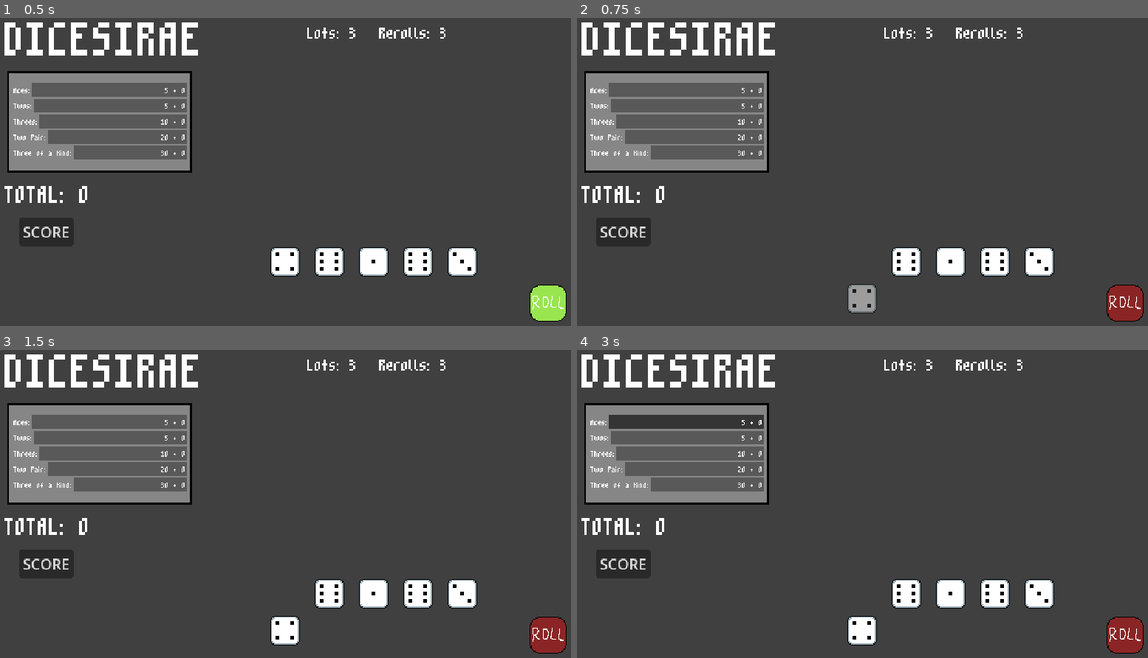
Above: before the commit, frames 1-4 (two rows, left to right).
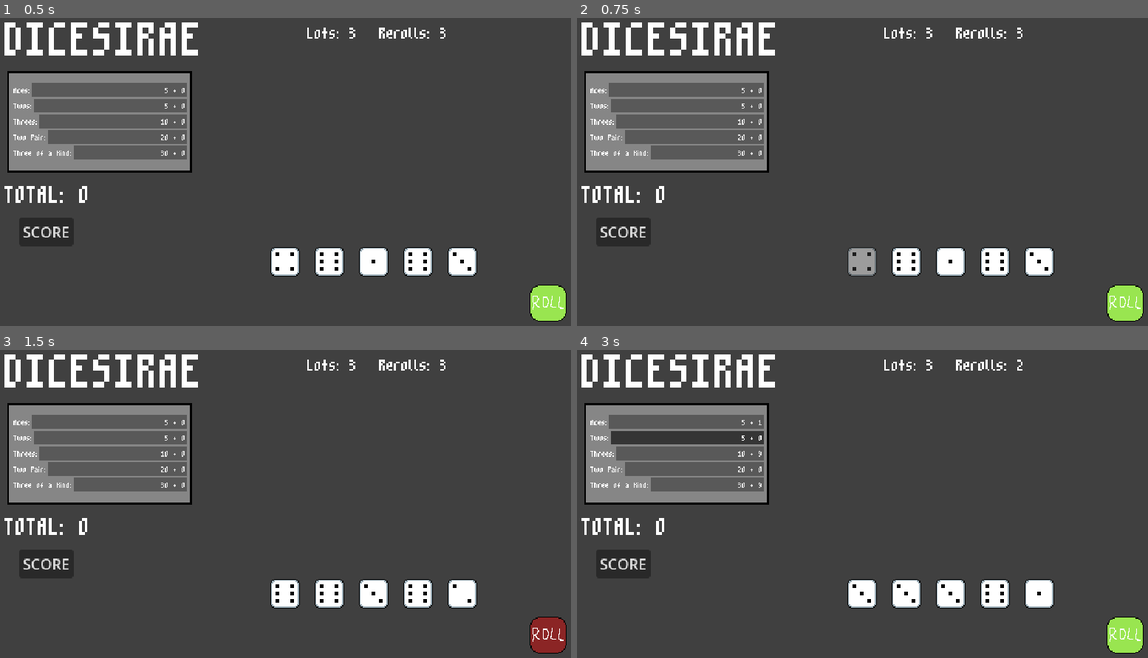
Above: after the commit, the same moments.

Repository: xander6424/DICESIRAE
Game: Godot game, scene res://scenes/main.tscn
The game is run twice, just before and just after one commit, with the same random seed, the same clock (stepped at 60 frames per second) and the same inputs.
Inputs (mouse positions are in pixels of both pictures, inside the frame that each line leads up to):
- Up to frame 1 (0.5 s): no input
- Up to frame 2 (0.75 s): click (862, 261) at 0.52 s
- Up to frame 3 (1.5 s): click (548, 636) at 1.27 s
- Up to frame 4 (3 s): click "SCORE" at 2 s; click "5 + 0" at 2.75 s

Frame 1 is identical in both runs. In frame 2, 1.6% of the frame differs, in the area x 47-100%, y 74-99%; in frame 3, 1.0%; in frame 4, 4.1%, in the area x 5-100%, y 4-99%.

Commit message:
Saving & Unsaving Dice Logic
Fixed logic relating to saving and unsaving dice. First, dice can't be saved when they haven't even been rolled the first time. Remaining dice also save when all rerolls are used, and saved dice unsave when scored. Finally, the saving functions were split similarly to the roll functions.

Diff:
--- a/scripts/dice.gd
+++ b/scripts/dice.gd
@@ -28,6 +28,7 @@
 func roll_button_pressed():
 	if !rolling and !dice_saved:
 		Global.rolling_dice_list.clear()
+		Global.first_round_roll = false
 
 		roll_button.disabled = true
 		roll_dice()
@@ -75,39 +76,42 @@
 
 
 func _save_button_pressed():
-	if !rolling:
-		var index: int = 0
+	if !rolling and !Global.first_round_roll:
+		save_dice()
 
-		# Dice to be saved
-		if !dice_saved:
-			dice_saved = true
-			position.y += 40
-			dice_in_play -= 1
+func save_dice():
+	# Dice to be saved
+	var index: int = 0
 
-			for dice in Global.rolling_dice_list:
-				if dice == number_rolled:
-					Global.saved_dice_list.append(number_rolled)
-					Global.rolling_dice_list.remove_at(index)
-					break
-				index += 1
-		# Dice to be unsaved
-		elif dice_saved and Global.rerolls > 0:
-			dice_saved = false
-			position.y -= 40
-			dice_in_play += 1
+	if !dice_saved and !Global.current_lot_scored:
+		dice_saved = true
+		position.y += 40
+		dice_in_play -= 1
 
-			for dice in Global.saved_dice_list:
-				if dice  == number_rolled:
-					Global.rolling_dice_list.append(number_rolled)
-					Global.saved_dice_list.remove_at(index)
-					break
-				index += 1
+		for dice in Global.rolling_dice_list:
+			if dice == number_rolled:
+				Global.saved_dice_list.append(number_rolled)
+				Global.rolling_dice_list.remove_at(index)
+				break
+			index += 1
+	# Dice to be unsaved
+	elif dice_saved and Global.rerolls > 0:
+		dice_saved = false
+		position.y -= 40
+		dice_in_play += 1
 
-		if Global.rolling_dice_list.is_empty():
-			roll_button.disabled = true
-		else:
-			roll_button.disabled = false
+		for dice in Global.saved_dice_list:
+			if dice  == number_rolled:
+				Global.rolling_dice_list.append(number_rolled)
+				Global.saved_dice_list.remove_at(index)
+				break
+			index += 1
 
-		# Show numbers in output (remove later)
-		print("DICE ROLLED: ", Global.rolling_dice_list)
-		print("DICE SAVED: ", Global.saved_dice_list)
+	if Global.rolling_dice_list.is_empty():
+		roll_button.disabled = true
+	else:
+		roll_button.disabled = false
+
+	# Show numbers in output (remove later)
+	print("DICE ROLLED: ", Global.rolling_dice_list)
+	print("DICE SAVED: ", Global.saved_dice_list)
--- a/scripts/global.gd
+++ b/scripts/global.gd
@@ -9,4 +9,5 @@
 var grand_total: int = 0
 var rolling_dice_list: Array[int] = []
 var saved_dice_list: Array[int] = []
+var first_round_roll: bool = true
 var current_lot_scored: bool = false
--- a/scripts/main.gd
+++ b/scripts/main.gd
@@ -29,8 +29,9 @@
 	if Global.current_lot_scored:
 		Global.lots -= 1
 		Global.rerolls = 3
+		_save_button_pressed.emit() # Unsave all dice
+		Global.first_round_roll = true
 		Global.current_lot_scored = false
-		_save_button_pressed.emit() # Unsave all dice
 
 	_update_labels.emit()
 	_update_scorecard.emit()
